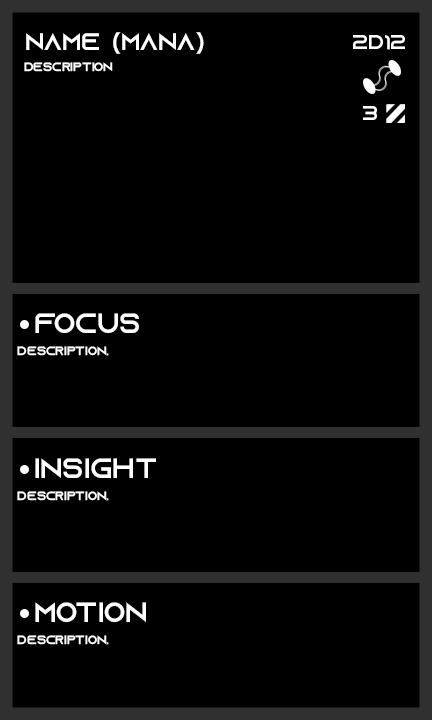
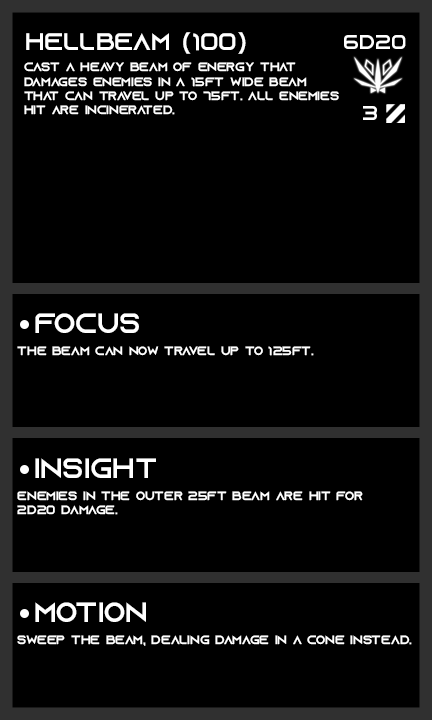
Layer changes from the first (432, 720) image to the second:
added layer "Layer 3" in group "Affinity" over bbox(352, 55, 404, 95)
hid "Layer 2", moved it into group "Affinity" over bbox(363, 60, 401, 94)
renamed "2d12" to "6d20", painted on it over bbox(344, 35, 406, 50)
painted on "archetype" over bbox(24, 62, 339, 115)
renamed "name (mana)" to "hellbeam (100)", painted on it over bbox(26, 32, 246, 54)
renamed "description." to "the beam can now travel up to 125ft.", painted on it over bbox(17, 346, 314, 356)
renamed "description." to "enemies in the outer 25ft beam are hit for 2d20 damage.", painted on it over bbox(17, 491, 363, 515)
renamed "description." to "sweep the beam, dealing damage in a cone instead.", painted on it over bbox(17, 635, 412, 646)
